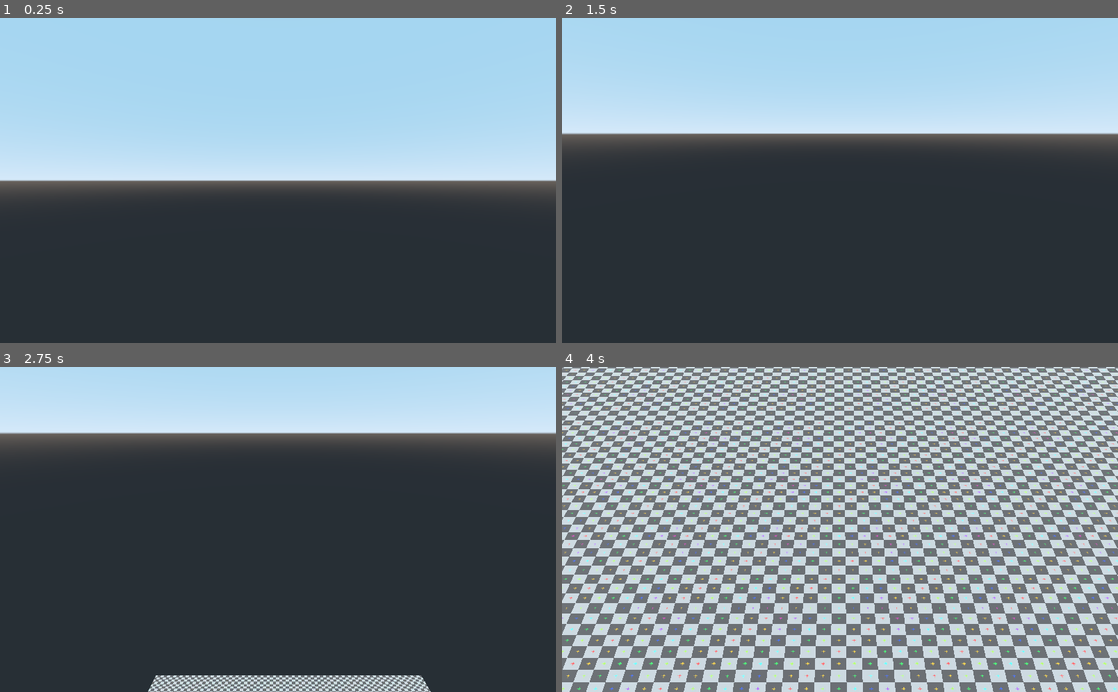
Above: before the commit, frames 1-4 (two rows, left to right).
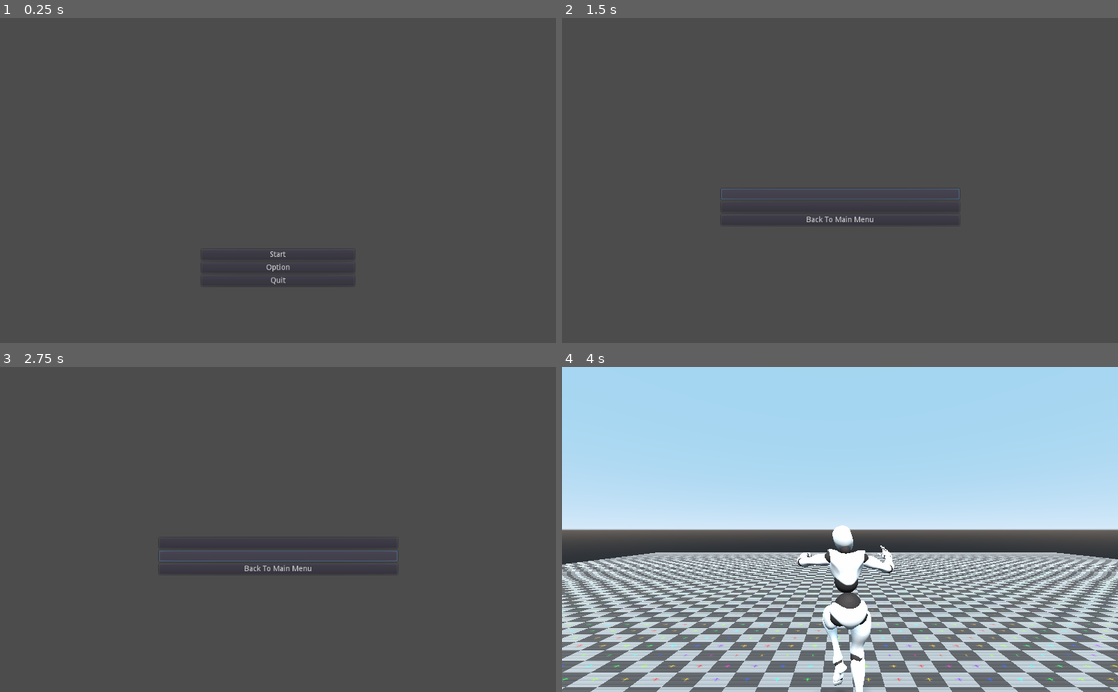
Above: after the commit, the same moments.

Repository: SmolBabby/Project-S
Game: Godot game, scene res://data/Scenes/HUD/Main_Menu/MainMenu.tscn
Same seed, same stepped clock (60 frames per second), same inputs: the game is played once before the commit and once after it. Before the commit the project starts from res://data/Scenes/Levels/Testing/TestMap_FLAT.tscn.
Inputs (mouse positions are in pixels of both pictures, inside the frame that each line leads up to):
- Up to frame 1 (0.25 s): no input
- Up to frame 2 (1.5 s): click (840, 268) at 0.5 s, where only the run after the commit has a clickable "Option"; click (840, 193) at 1.27 s
- Up to frame 3 (2.75 s): click (278, 555) at 2.02 s
- Up to frame 4 (4 s): click (840, 568) at 2.75 s, where only the run after the commit has a clickable "Back To Main Menu"; click (840, 604) at 3.5 s, where only the run after the commit has a clickable "Start"

The runs differ from the first frame. In frame 1, 92% of the frame differs, in the area x 0-100%, y 0-100%; in frame 2, 92%; in frame 3, 91%; in frame 4, 76%.

Commit message:
Added Menu

Diff:
--- /dev/null
+++ b/Project S/data/Scenes/HUD/Main_Menu/MainMenu.tscn
@@ -0,0 +1,43 @@
+[gd_scene load_steps=2 format=2]
+
+[ext_resource path="res://data/Scripts/MainMenu.gd" type="Script" id=1]
+
+[node name="Menu" type="Control"]
+anchor_right = 1.0
+anchor_bottom = 1.0
+script = ExtResource( 1 )
+
+[node name="VBoxContainer" type="VBoxContainer" parent="."]
+anchor_left = 0.5
+anchor_top = 1.0
+anchor_right = 0.5
+anchor_bottom = 1.0
+margin_left = -141.0
+margin_top = -277.0
+margin_right = 141.0
+grow_horizontal = 0
+grow_vertical = 0
+size_flags_vertical = 3
+alignment = 1
+
+[node name="StartButton" type="Button" parent="VBoxContainer"]
+margin_top = 104.0
+margin_right = 282.0
+margin_bottom = 124.0
+text = "Start"
+
+[node name="OptionButton" type="Button" parent="VBoxContainer"]
+margin_top = 128.0
+margin_right = 282.0
+margin_bottom = 148.0
+text = "Option"
+
+[node name="QuitButton" type="Button" parent="VBoxContainer"]
+margin_top = 152.0
+margin_right = 282.0
+margin_bottom = 172.0
+text = "Quit"
+
+[connection signal="pressed" from="VBoxContainer/StartButton" to="." method="_on_StartButton_pressed"]
+[connection signal="pressed" from="VBoxContainer/OptionButton" to="." method="_on_OptionButton_pressed"]
+[connection signal="pressed" from="VBoxContainer/QuitButton" to="." method="_on_QuitButton_pressed"]
--- /dev/null
+++ b/Project S/data/Scenes/HUD/Main_Menu/OptionsMenu.tscn
@@ -0,0 +1,35 @@
+[gd_scene load_steps=2 format=2]
+
+[ext_resource path="res://data/Scripts/OptionsMenu.gd" type="Script" id=1]
+
+[node name="Options" type="Control"]
+anchor_right = 1.0
+anchor_bottom = 1.0
+script = ExtResource( 1 )
+
+[node name="Settings" type="VBoxContainer" parent="."]
+anchor_left = 0.5
+anchor_top = 0.5
+anchor_right = 0.5
+anchor_bottom = 0.5
+margin_left = -219.0
+margin_top = 15.0
+margin_right = 220.0
+margin_bottom = 223.0
+
+[node name="Button" type="Button" parent="Settings"]
+margin_right = 439.0
+margin_bottom = 20.0
+
+[node name="Button2" type="Button" parent="Settings"]
+margin_top = 24.0
+margin_right = 439.0
+margin_bottom = 44.0
+
+[node name="BackToMain" type="Button" parent="Settings"]
+margin_top = 48.0
+margin_right = 439.0
+margin_bottom = 68.0
+text = "Back To Main Menu"
+
+[connection signal="pressed" from="Settings/BackToMain" to="." method="_on_BackToMain_pressed"]
--- a/Project S/data/Scenes/Levels/Testing/TestMap_FLAT.tscn
+++ b/Project S/data/Scenes/Levels/Testing/TestMap_FLAT.tscn
@@ -1,6 +1,5 @@
-[gd_scene load_steps=8 format=2]
+[gd_scene load_steps=7 format=2]
 
-[ext_resource path="res://data/default_env.tres" type="Environment" id=1]
 [ext_resource path="res://data/Textures/PLACEHOLDERS/Alpha_Texture_Grid.png" type="Texture" id=2]
 [ext_resource path="res://data/Scenes/Levels/Testing/TestMap_Level.gd" type="Script" id=3]
 [ext_resource path="res://data/Scenes/Player.tscn" type="PackedScene" id=4]
@@ -30,18 +29,18 @@
 shape = SubResource( 3 )
 
 [node name="DirectionalLight" type="DirectionalLight" parent="."]
-transform = Transform( -1, 3.55271e-14, -8.74227e-08, -6.94286e-08, -0.607695, 0.794171, -5.31263e-08, 0.794171, 0.607695, -0.332461, 3.43539, -2.48531 )
+transform = Transform( 1, -6.94287e-08, 3.42964e-08, -6.94286e-08, -0.607695, 0.794171, -3.42965e-08, -0.794171, -0.607695, -0.332461, 3.43539, -2.48531 )
 light_energy = 1.881
-light_specular = 2.408
+light_specular = 2.0
 shadow_enabled = true
-directional_shadow_split_1 = 0.05
-directional_shadow_split_2 = 0.05
-
-[node name="Camera" type="Camera" parent="."]
-transform = Transform( 1, 0, 0, 0, 0.994935, 0.100518, 0, -0.100518, 0.994935, 0, 2.77649, 6.47581 )
-visible = false
-environment = ExtResource( 1 )
-current = true
+shadow_bias = 0.0
+directional_shadow_split_1 = 0.08
+directional_shadow_split_2 = 0.16
+directional_shadow_split_3 = 0.33
+directional_shadow_blend_splits = true
+directional_shadow_normal_bias = 0.15
+directional_shadow_depth_range = 1
+directional_shadow_max_distance = 125.0
 
 [node name="Player" parent="." instance=ExtResource( 4 )]
-transform = Transform( 1, 0, 0, 0, 1, 0, 0, 0, 1, 2.47646, 90.1738, 0 )
+transform = Transform( 1, 0, 0, 0, 1, 0, 0, 0, 1, 2.47646, 4.21835, 0 )
--- a/Project S/data/Scenes/Player.tscn
+++ b/Project S/data/Scenes/Player.tscn
@@ -1,10 +1,9 @@
-[gd_scene load_steps=133 format=2]
+[gd_scene load_steps=132 format=2]
 
 [ext_resource path="res://data/Scripts/PlayerControl.gd" type="Script" id=1]
 [ext_resource path="res://data/Scripts/CameraOrbit.gd" type="Script" id=2]
 [ext_resource path="res://data/Models/godot_xbot.gltf" type="PackedScene" id=3]
 [ext_resource path="res://data/default_env.tres" type="Environment" id=4]
-[ext_resource path="res://data/Scenes/PlayerFPCamera.gd" type="Script" id=5]
 
 [sub_resource type="AnimationNodeAnimation" id=118]
 animation = "Idle-loop"
@@ -502,9 +501,13 @@
 height = 1.50222
 
 [node name="KinematicBody" type="KinematicBody"]
+transform = Transform( 1, 0, 0, 0, 1, 0, 0, 0, 1, 0, 1, 0 )
 script = ExtResource( 1 )
 
 [node name="godot_xbot" parent="." instance=ExtResource( 3 )]
+
+[node name="Armature" parent="godot_xbot" index="0"]
+transform = Transform( 1, 0, 0, 0, 1, 0, 0, 0, 1, -0.1, 0, 0 )
 
 [node name="AnimationTree" type="AnimationTree" parent="."]
 tree_root = SubResource( 115 )
@@ -531,15 +534,14 @@
 transform = Transform( 1, 0, 0, 0, 1, 0, 0, 0, 1, 0.0589121, 1.37018, 0.0251354 )
 script = ExtResource( 2 )
 
+[node name="TPCamera" type="Camera" parent="CameraOrbit"]
+transform = Transform( -1, 8.74228e-08, 5.96047e-08, 8.74228e-08, 1, 8.74228e-08, -5.96046e-08, 8.74228e-08, -1, 0, 0, -2 )
+fov = 75.0
+
 [node name="FPCamera" type="Camera" parent="CameraOrbit"]
 transform = Transform( -1, 0, 8.74228e-08, 0, 1, 0, -8.74228e-08, 0, -1, 0, 0, 0 )
 environment = ExtResource( 4 )
 current = true
 fov = 75.0
-script = ExtResource( 5 )
-
-[node name="TPCamera" type="Camera" parent="CameraOrbit"]
-transform = Transform( -1, 8.74228e-08, 5.96047e-08, 8.74228e-08, 1, 8.74228e-08, -5.96046e-08, 8.74228e-08, -1, 0, 0, -2 )
-fov = 75.0
 
 [editable path="godot_xbot"]
--- a/Project S/data/Scenes/PlayerFPCamera.gd
+++ /dev/null
@@ -1,14 +0,0 @@
-extends Camera
-
-
-# Declare member variables here. Examples:
-# var a = 2
-# var b = "text"
-
-
-# Called when the node enters the scene tree for the first time.
-func _ready():
-	pass # Replace with function body.
-
-func _process(delta):
-	pass
--- a/Project S/data/Scripts/CameraOrbit.gd
+++ b/Project S/data/Scripts/CameraOrbit.gd
@@ -18,18 +18,27 @@
 
 func _ready():
 	Input.set_mouse_mode(Input.MOUSE_MODE_CAPTURED)
+	TPcam.current = true
 
 func _input(event):
 	if event is InputEventMouseMotion:
 		mouseDelta = event.relative
 
-func _physics_process(delta):
-	if get_viewport().get_camera() == FPcam:
-		get_parent().get_node("godot_xbot").visible = false
-	else:
-		get_parent().get_node("godot_xbot").visible = true
 
 
+func _physics_process(delta):
+
+	if Input.is_action_just_pressed("cam_switch"):
+		if TPcam.current == false:
+			TPcam.current = true
+			player.get_node("godot_xbot/Armature/Skeleton/Beta_Surface").set("cast_shadow", 1)
+			player.get_node("godot_xbot/Armature/Skeleton/Beta_Joints").set("cast_shadow", 1)
+		else:
+			FPcam.current = true
+			player.get_node("godot_xbot/Armature/Skeleton/Beta_Surface").set("cast_shadow", 3)
+			player.get_node("godot_xbot/Armature/Skeleton/Beta_Joints").set("cast_shadow", 3)
+
+	#[]
 
 	var rot = Vector3(mouseDelta.y, mouseDelta.x, 0) * lookSensitivity * delta
 
@@ -42,7 +51,6 @@
 
 
 	#move the head
-
 	var headTransform = skeleton.get_bone_rest(6)
 	headTransform = headTransform.rotated(Vector3(1, 0, 0), (deg2rad(rotation_degrees.x)) + 0.8)
 	headTransform = headTransform.translated(Vector3(0.01, -0.08, -0.08))
--- /dev/null
+++ b/Project S/data/Scripts/Global_Variables.gd
@@ -0,0 +1,11 @@
+extends Node
+
+
+
+func _ready():
+	pass # Replace with function body.
+
+
+# Called every frame. 'delta' is the elapsed time since the previous frame.
+#func _process(delta):
+#	pass
--- /dev/null
+++ b/Project S/data/Scripts/MainMenu.gd
@@ -0,0 +1,28 @@
+extends Control
+
+
+# Declare member variables here. Examples:
+# var a = 2
+# var b = "text"
+
+
+# Called when the node enters the scene tree for the first time.
+func _ready():
+	pass # Replace with function body.
+
+
+# Called every frame. 'delta' is the elapsed time since the previous frame.
+#func _process(delta):
+#	pass
+
+
+func _on_StartButton_pressed():
+	get_tree().change_scene("res://data/Scenes/Levels/Testing/TestMap_FLAT.tscn")
+
+
+func _on_OptionButton_pressed():
+	get_tree().change_scene("res://data/Scenes/HUD/Main_Menu/OptionsMenu.tscn")
+
+
+func _on_QuitButton_pressed():
+	get_tree().quit()
--- /dev/null
+++ b/Project S/data/Scripts/OptionsMenu.gd
@@ -0,0 +1,20 @@
+extends Control
+
+
+# Declare member variables here. Examples:
+# var a = 2
+# var b = "text"
+
+
+# Called when the node enters the scene tree for the first time.
+func _ready():
+	pass # Replace with function body.
+
+
+# Called every frame. 'delta' is the elapsed time since the previous frame.
+#func _process(delta):
+#	pass
+
+
+func _on_BackToMain_pressed():
+	get_tree().change_scene("res://data/Scenes/HUD/Main_Menu/MainMenu.tscn")
--- a/Project S/data/Scripts/PlayerControl.gd
+++ b/Project S/data/Scripts/PlayerControl.gd
@@ -10,6 +10,7 @@
 
 #Character Variables
 
+var pp = GlobalVar
 
 var runningSpeed: float = 5.0
 var walkingSpeed: float = 2.0
@@ -29,13 +30,6 @@
 	if Input.is_key_pressed(KEY_ESCAPE):
 		get_tree().quit()
 
-	if Input.is_action_just_pressed("cam_switch"):
-		if TPcam.current == false:
-			TPcam.current = true
-			FPcam.current = false
-		else:
-			FPcam.current = true
-			TPcam.current = false
 
 
 
--- a/Project S/project.godot
+++ b/Project S/project.godot
@@ -11,8 +11,12 @@
 [application]
 
 config/name="Project S"
-run/main_scene="res://data/Scenes/Levels/Testing/TestMap_FLAT.tscn"
+run/main_scene="res://data/Scenes/HUD/Main_Menu/MainMenu.tscn"
 config/icon="res://icon.png"
+
+[autoload]
+
+GlobalVar="*res://data/Scripts/Global_Variables.gd"
 
 [debug]
 
Binary file added: Project S/data/Textures/2D/Sky.jpg
Not shown, added: Project S/data/Textures/2D/Sky.jpg.import
